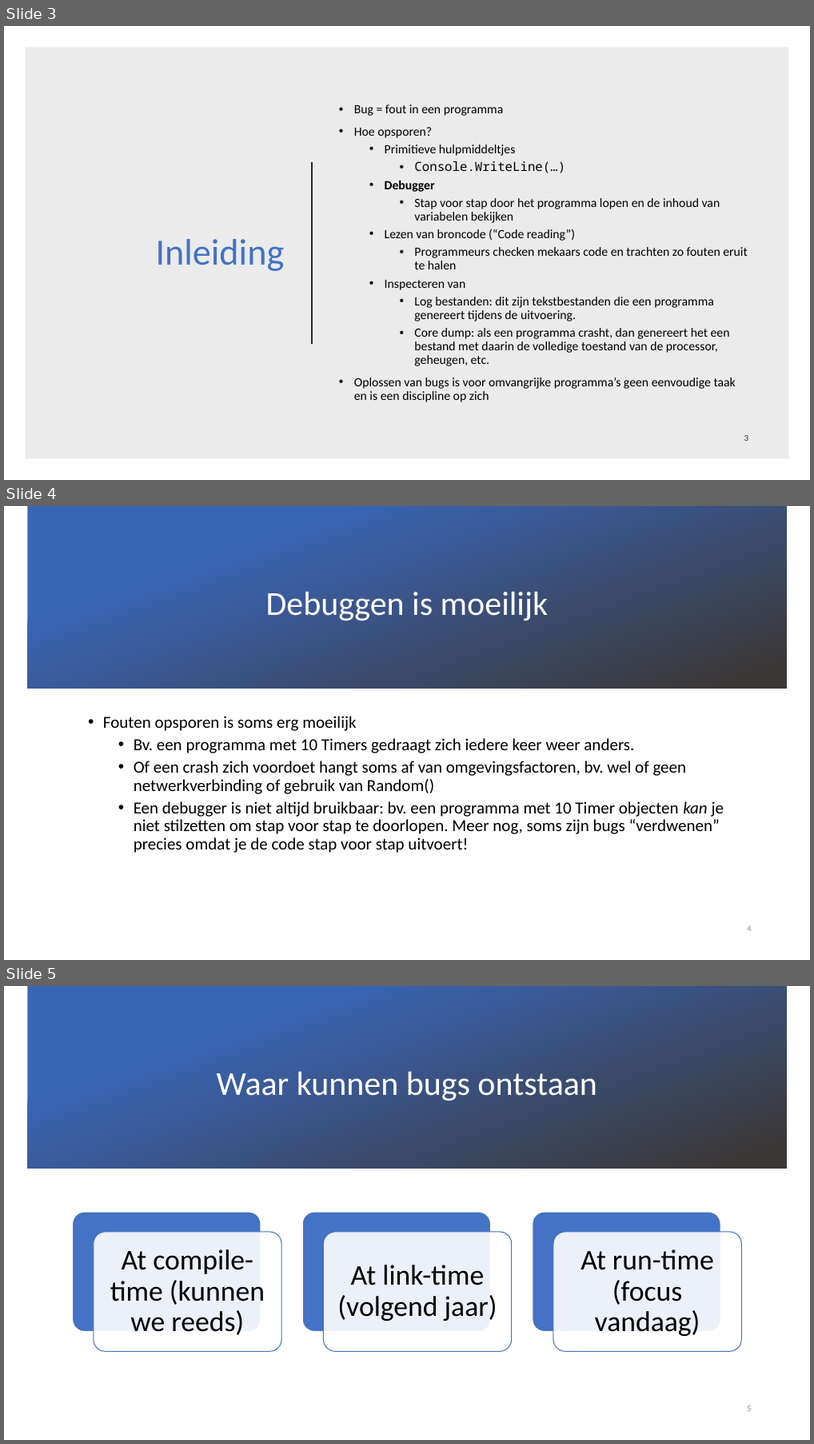
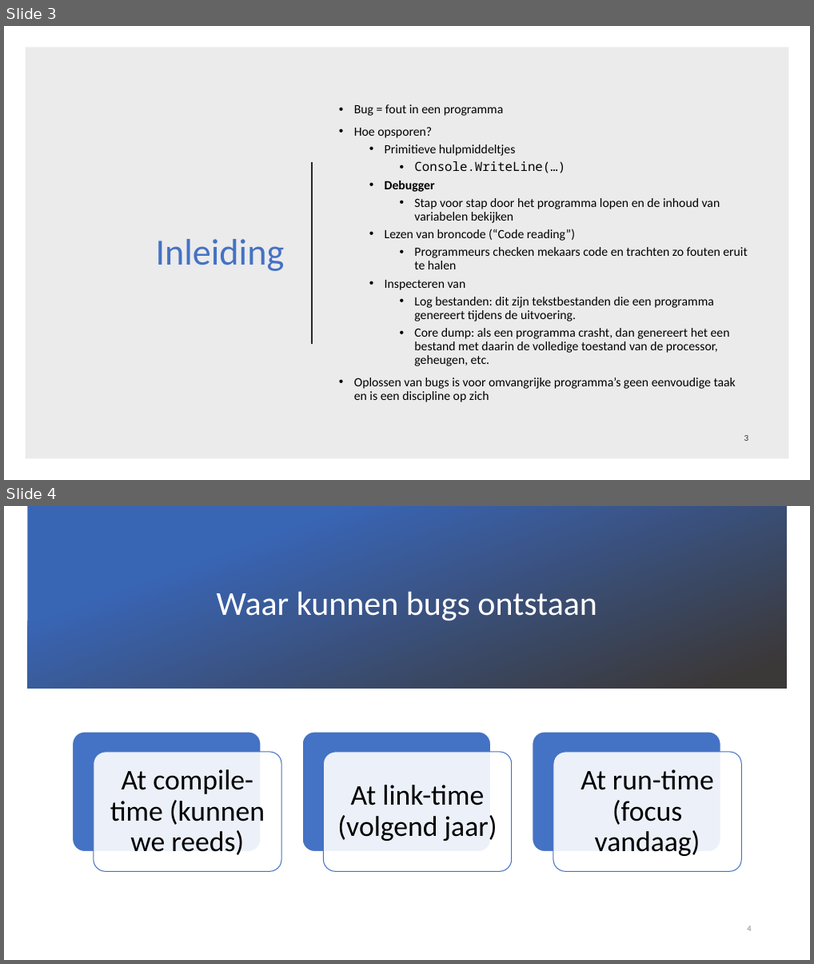
Before and after one commit to v-nys/cursusprogrammeren, a slide deck: _SLIDES/DEEL1/H3/7_Debuggen.pptx. Shown one above the other, each under a label of ours: slides 3, 4 and 5 before the commit, slides 3 and 4 after it. The pictures are 814x1444 and 814x964 pixels, drawn with LibreOffice and Linux fonts; fonts in the diff are those of the drawing; background and template pictures are left out. Boxes give left, top, right and bottom in pixels: in the first picture for what was removed or moved away, otherwise in the second. Text is boxed around its words. In the diff, an @@ line names an element or a change of style, - is before the commit and + after.

Commit message:
debuggen naar juiste file

```diff
--- a/_SLIDES/DEEL1/H3/7_Debuggen.pptx
+++ b/_SLIDES/DEEL1/H3/7_Debuggen.pptx
@@ slide 4 removed at (4,506,810,960), background picture (left out) @@
@@ rectangle removed at (27,506,787,688) @@
@@ title removed at (266,592,548,620) @@
-Debuggen is moeilijk
@@ text removed at (103,716,724,852) @@
-• Fouten opsporen is soms erg moeilijk
-  • Bv. een programma met 10 Timers gedraagt zich iedere keer weer anders.
-  • Of een crash zich voordoet hangt soms af van omgevingsfactoren, bv. wel of geen netwerkverbinding of gebruik van Random()
-  • Een debugger is niet altijd bruikbaar: bv. een programma met 10 Timer objecten kan je niet stilzetten om stap voor stap te doorlopen. Meer nog, soms zijn bugs “verdwenen” precies omdat je de code stap voor stap uitvoert!
@@ page number removed at (747,925,751,931) @@
-4
@@ what was slide 5 is now slide 4 @@
@@ page number at (747,925,751,931): text changed @@
-5
+4
```
Also in this commit, not shown: 1 slide changed, 4 slides added, 1 other file.
